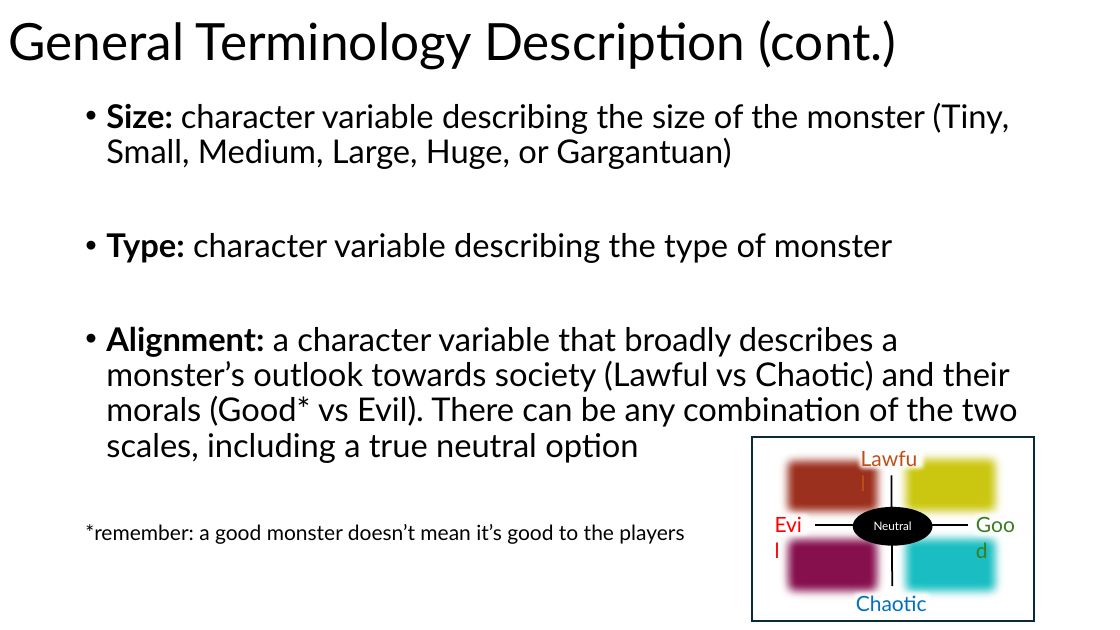
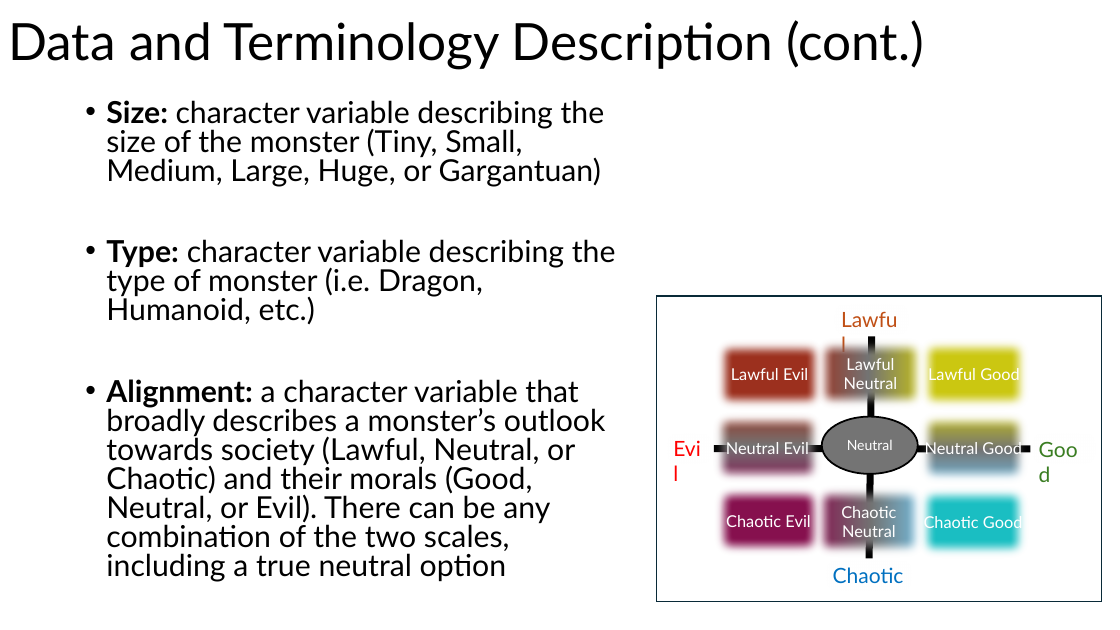
Before and after one commit to odelmas-sci/824-final, a slide deck: slide 5 of Monsters of Dungeons and Dragons.pptx. Drawn at 1120x630 pixels with LibreOffice and Linux fonts; fonts in the diff are those of the drawing. Boxes give left, top, right and bottom in pixels: in the first picture for what was removed or moved away, otherwise in the second. Text is boxed around its words. In the diff, an @@ line names an element or a change of style, - is before the commit and + after.

```diff
--- a/Monsters of Dungeons and Dragons.pptx
+++ b/Monsters of Dungeons and Dragons.pptx
@@ title at [8,20,924,70]: text changed @@
-General Terminology Description (cont.)
+Data and Terminology Description (cont.)
@@ text at [106,100,605,186]: size 28 to 25.9 pt in "Size: character variable describing the size of ..."; line spacing 0.9 to 0.8 @@
@@ text at [106,239,616,581]: text changed; size 28 to 25.9 pt @@
-• Type: character variable describing the type of monster
-• Alignment: a character variable that broadly describes a monster’s outlook towards society (Lawful vs Chaotic) and their morals (Good* vs Evil). There can be any combination of the two scales, including a true neutral option
-*remember: a good monster doesn’t mean it’s good to the players
+• Type: character variable describing the type of monster (i.e. Dragon, Humanoid, etc.)
+• Alignment: a character variable that broadly describes a monster’s outlook towards society (Lawful, Neutral, or Chaotic) and their morals (Good, Neutral, or Evil). There can be any combination of the two scales, including a true neutral option
@@ rectangle: place and size @@
-rectangle at [752,437,1034,621]
+rectangle at [657,297,1102,602]
@@ text "Lawful": place and size @@
-text "Lawful" at [853,442,931,476]
+text "Lawful" at [833,302,911,336]
@@ ellipse "Neutral": place and size @@
-ellipse "Neutral" at [854,507,932,544]
+ellipse "Neutral" at [822,417,918,474]
@@ ellipse "Neutral" at [822,417,918,474]: size 10 to 12 pt; fill #000000 to #747474 @@
@@ rectangle removed at [775,447,891,525] @@
@@ rectangle removed at [892,446,1009,525] @@
@@ text "Good": place and size @@
-text "Good" at [968,507,1035,541]
+text "Good" at [1031,432,1098,465]
@@ line removed from (891, 476) to (892, 586) @@
@@ rectangle "Chaotic Evil": place and size @@
-rectangle "Chaotic Evil" at [766,507,815,541]
+rectangle "Chaotic Evil" at [711,481,828,560]
@@ rectangle "Chaotic Evil" at [711,481,828,560]: vertical alignment top to middle; fill #FFFFFF to #87114F; outline none to #092A39 1.5 pt @@
@@ group added at [665,334,1033,561]: 7 rectangles, 2 lines, 1 text @@
+Chaotic Good
+Lawful Good
+Lawful Evil
+Evil
+Lawful Neutral
+Neutral Good
+Neutral Evil
+Chaotic Neutral
@@ text in rectangle at [726,513,810,531]: text changed; size 18 to 14 pt; text colour #FF0000 to #FFFFFF @@
-Evil
+Chaotic Evil
@@ rectangle removed at [775,526,891,605] @@
@@ line removed from (968, 525) to (815, 525) @@
@@ rectangle removed at [892,526,1009,605] @@
@@ text "Chaotic" rewrapped from [848,586,937,620] to [833,567,904,583] @@
```
Also in this commit, not shown: 13 other slides changed, 1 slide added.
